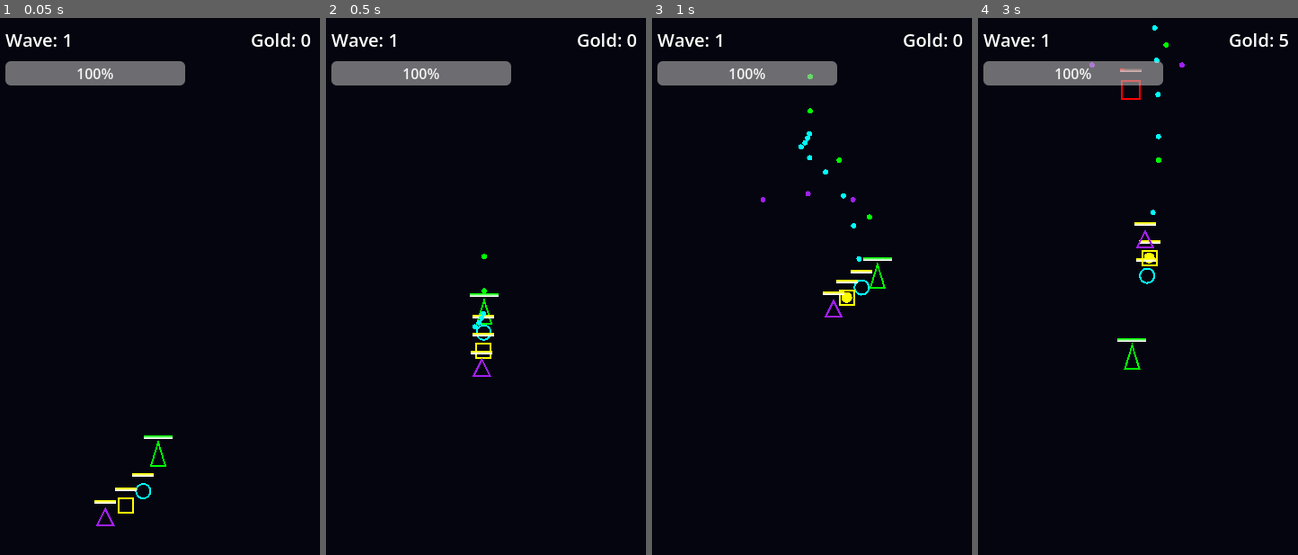
Above: before the commit, frames 1-4 (left to right).
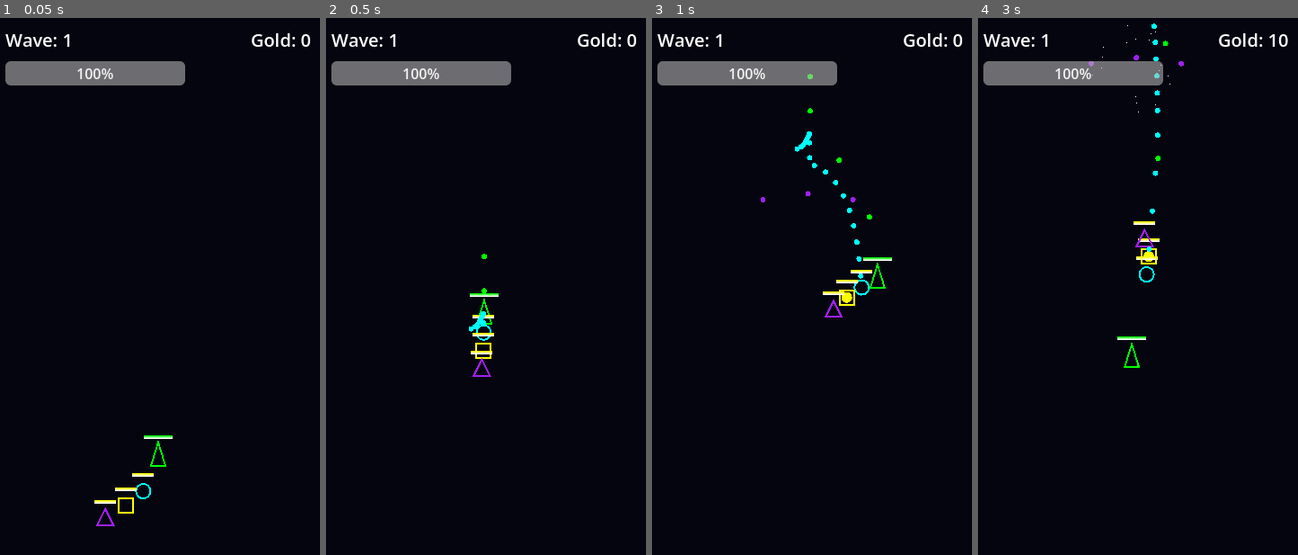
Above: after the commit, the same moments.

Repository: PPG11/NeonFormation
Game: Godot game, scene res://scenes/Main.tscn
Two runs of this game, one before a commit and one after it. Both use one fixed random seed, a clock stepped at 60 frames per second and the inputs below.
Inputs (mouse positions are in pixels of both pictures, inside the frame that each line leads up to):
- Up to frame 1 (0.05 s): no input
- Up to frame 2 (0.5 s): no input
- Up to frame 3 (1 s): move the mouse to (882, 275) at 0.52 s
- Up to frame 4 (3 s): move the mouse to (1070, 334) at 1.27 s; move the mouse to (1170, 179) at 2.02 s; move the mouse to (1118, 420) at 2.77 s

Frame 1 is identical in both runs. In frame 2, less than 0.1% of the frame differs, in the area x 44-50%, y 55-59%; in frame 3, 0.1%; in frame 4, 1.0%, in the area x 34-97%, y 1-66%.

Commit message:
Major Alpha Upgrade: Balance, Economy, Merging, and Boss AI
- Difficulty & Balance: Implemented exponential scaling for enemy HP and Damage in Main.gd and GameBalance.gd. Buffed Striker class with faster fire rate and critical hit chance.
- Economy: Fixed Shop to allow multiple purchases and properly deduct gold. Added "Next Wave" button to ShopUI.
- Merging: Enhanced unit merge logic in Player.gd to insert upgraded units in-place, preserving snake chain structure.
- Boss: Integrated Boss damage scaling and verified AI states.
- Visuals: Implemented dynamic HP bar visibility for enemies.

Co-authored-by: PPG11 <38418801+PPG11@users.noreply.github.com>

Diff:
--- a/scripts/GameBalance.gd
+++ b/scripts/GameBalance.gd
@@ -10,7 +10,8 @@
 @export_group("SnakeBody")
 @export var unit_price: int = 100
 @export var striker_damage: int = 8
-@export var striker_interval: float = 0.1
+@export var striker_interval: float = 0.05
+@export var striker_crit_chance: float = 0.15
 @export var heavy_damage: int = 25
 @export var heavy_interval: float = 1.0
 @export var heavy_scale: float = 2.0
@@ -38,6 +39,9 @@
 @export var enemy_base_speed: float = 100.0
 @export var enemy_speed_per_wave: float = 5.0
 @export var enemy_speed_exponent: float = 1.02
+@export var enemy_base_damage: int = 10
+@export var enemy_damage_per_wave: int = 2
+@export var enemy_damage_exponent: float = 1.1
 @export var enemy_bullet_damage: int = 15
 @export var shooter_fire_interval: float = 1.2
 
--- a/scripts/Main.gd
+++ b/scripts/Main.gd
@@ -46,6 +46,8 @@
             add_child(_shop_ui)
             if _shop_ui.has_signal("upgrade_selected"):
                 _shop_ui.connect("upgrade_selected", _on_upgrade_selected)
+            if _shop_ui.has_signal("shop_closed"):
+                _shop_ui.connect("shop_closed", next_wave)
 
     _boss_hp_bar = ProgressBar.new()
     _boss_hp_bar.visible = false
@@ -101,6 +103,12 @@
     var speed_val = (balance.enemy_base_speed + (current_wave * balance.enemy_speed_per_wave)) * pow(balance.enemy_speed_exponent, max(0, current_wave - 1))
     enemy.set("speed", speed_val)
 
+    var damage_val = (balance.enemy_base_damage + (current_wave * balance.enemy_damage_per_wave)) * pow(balance.enemy_damage_exponent, max(0, current_wave - 1))
+    enemy.set("damage", int(damage_val))
+
+    var bullet_damage_val = (balance.enemy_bullet_damage + (current_wave * balance.enemy_damage_per_wave)) * pow(balance.enemy_damage_exponent, max(0, current_wave - 1))
+    enemy.set("bullet_damage", int(bullet_damage_val))
+
     enemy.set("enemy_type", _pick_enemy_type())
     var viewport_rect := get_viewport().get_visible_rect()
     var x := randf_range(viewport_rect.position.x + spawn_padding,
@@ -130,6 +138,10 @@
     var hp = balance.boss_base_hp + ((current_wave / 5) * balance.boss_hp_per_wave)
     boss.max_hp = hp
     boss.current_hp = hp
+
+    var boss_damage = (20 + (current_wave * 2)) * pow(balance.enemy_damage_exponent, max(0, current_wave - 1))
+    boss.damage = int(boss_damage)
+
     boss.global_position = Vector2(180, -50)
     get_tree().current_scene.add_child(boss)
     boss.boss_died.connect(_on_boss_killed)
@@ -166,7 +178,8 @@
         _update_ui()
         if _player != null and _player.has_method("add_body"):
             _player.call("add_body", unit_type)
-    next_wave()
+        if _shop_ui != null and _shop_ui.has_method("update_gold"):
+            _shop_ui.call("update_gold", gold)
 
 func apply_shake(strength: float) -> void:
     shake_strength = max(shake_strength, strength)
--- a/scripts/entities/Boss.gd
+++ b/scripts/entities/Boss.gd
@@ -5,6 +5,7 @@
 enum State { ENTERING, HOVER_STRAFE, ATTACK_SPREAD, ATTACK_RAPID, DASH }
 
 @export var max_hp: int = 2000
+@export var damage: int = 20
 var current_hp: int
 
 @onready var balance: GameBalance = get_node("/root/GameBalance") as GameBalance
@@ -133,7 +134,7 @@
     bullet.rotation_degrees = angle_deg
     bullet.set("is_enemy_bullet", true)
     bullet.set("color", Color.RED)
-    bullet.set("damage", 20)
+    bullet.set("damage", damage)
     get_tree().current_scene.add_child(bullet)
 
 func take_damage(amount: int) -> void:
--- a/scripts/entities/Enemy.gd
+++ b/scripts/entities/Enemy.gd
@@ -6,6 +6,8 @@
 
 @export var speed: float = 100.0
 @export var max_hp: int = 60
+@export var damage: int = 10
+@export var bullet_damage: int = 15
 @export var enemy_type: EnemyType = EnemyType.BASIC : set = _set_enemy_type
 
 var current_hp: int
@@ -74,6 +76,7 @@
     _hp_bar.position = Vector2(-12, -24)
     _hp_bar.max_value = max_hp
     _hp_bar.value = current_hp
+    _hp_bar.visible = false
     add_child(_hp_bar)
 
 func _process(delta: float) -> void:
@@ -126,7 +129,7 @@
 func _on_area_entered(area: Area2D) -> void:
     if area != null and area.get_script() == SnakeBodyScript:
         if area.has_method("take_damage"):
-            area.take_damage(10)
+            area.take_damage(damage)
         else:
             area.queue_free()
         _emit_enemy_died(0, global_position)
@@ -135,6 +138,7 @@
 func take_damage(amount: int) -> void:
     current_hp -= amount
     if _hp_bar:
+        _hp_bar.visible = true
         _hp_bar.value = current_hp
     modulate = Color.RED
     var tween := create_tween()
@@ -167,7 +171,7 @@
         dir = Vector2.DOWN
     bullet.set("is_enemy_bullet", true)
     bullet.set("color", Color.ORANGE)
-    bullet.set("damage", balance.enemy_bullet_damage)
+    bullet.set("damage", bullet_damage)
     bullet.global_position = global_position
     bullet.rotation = dir.angle() + PI / 2.0
     get_tree().current_scene.add_child(bullet)
--- a/scripts/entities/Player.gd
+++ b/scripts/entities/Player.gd
@@ -122,7 +122,7 @@
 func add_body(unit_type: int) -> void:
     _add_body_internal(unit_type, 1)
 
-func _add_body_internal(unit_type: int, level: int) -> void:
+func _add_body_internal(unit_type: int, level: int, insert_index: int = -1) -> void:
     var matching_indices = []
     for i in range(body_parts.size()):
         var part = body_parts[i]
@@ -133,6 +133,7 @@
 
     if matching_indices.size() == 2:
         matching_indices.sort()
+        var first_idx = matching_indices[0]
         matching_indices.reverse()
         for idx in matching_indices:
             var part = body_parts[idx]
@@ -140,7 +141,7 @@
             part.queue_free()
 
         _refresh_body_targets()
-        _add_body_internal(unit_type, level + 1)
+        _add_body_internal(unit_type, level + 1, first_idx)
         return
 
     if body_scene == null:
@@ -148,17 +149,27 @@
     var body := body_scene.instantiate() as Node2D
     if body == null:
         return
-    var target: Node2D = self if body_parts.is_empty() else body_parts.back()
+
+    if insert_index != -1 and insert_index <= body_parts.size():
+        body_parts.insert(insert_index, body)
+    else:
+        body_parts.append(body)
+
     body.set("unit_type", unit_type)
     body.set("level", level)
-    body.set("target", target)
+
     get_tree().current_scene.add_child(body)
     body.tree_exited.connect(_on_body_exited.bind(body))
-    var offset := body.get("follow_offset") as Vector2
-    if offset == null:
-        offset = Vector2.ZERO
-    body.global_position = target.global_transform * offset
-    body_parts.append(body)
+
+    _refresh_body_targets()
+
+    var target = body.get("target")
+    if target != null:
+        var offset := body.get("follow_offset") as Vector2
+        if offset == null:
+            offset = Vector2.ZERO
+        body.global_position = target.global_transform * offset
+
     recalculate_synergies()
 
 func _on_body_exited(body: Node) -> void:
--- a/scripts/entities/SnakeBody.gd
+++ b/scripts/entities/SnakeBody.gd
@@ -100,7 +100,11 @@
         return
     match unit_type:
         ClassType.STRIKER:
-            _spawn_bullet(Color.CYAN, balance.striker_damage, 1.0, 0.0)
+            var dmg = balance.striker_damage
+            var is_crit = randf() < balance.striker_crit_chance
+            if is_crit:
+                dmg *= 2
+            _spawn_bullet(Color.CYAN, dmg, 1.0, 0.0)
         ClassType.HEAVY:
             _spawn_bullet(Color.YELLOW, balance.heavy_damage, balance.heavy_scale, 0.0)
         ClassType.SPREAD:
--- a/scripts/ui/ShopUI.gd
+++ b/scripts/ui/ShopUI.gd
@@ -1,6 +1,7 @@
 extends CanvasLayer
 
 signal upgrade_selected(upgrade_type: int)
+signal shop_closed
 
 const SnakeBodyScript: Script = preload("res://scripts/entities/SnakeBody.gd")
 @onready var balance: GameBalance = get_node("/root/GameBalance") as GameBalance
@@ -18,6 +19,22 @@
     visible = false
     for i in _buttons.size():
         _buttons[i].pressed.connect(_on_button_pressed.bind(i))
+
+    var next_btn = Button.new()
+    next_btn.text = "Start Next Wave"
+    next_btn.position = Vector2(80, 500)
+    next_btn.size = Vector2(200, 50)
+    next_btn.pressed.connect(_on_next_wave_pressed)
+    $Control.add_child(next_btn)
+
+func _on_next_wave_pressed() -> void:
+    visible = false
+    get_tree().paused = false
+    emit_signal("shop_closed")
+
+func update_gold(new_gold: int) -> void:
+    _current_gold = new_gold
+    _update_button_text()
 
 func show_shop(current_gold: int) -> void:
     _current_gold = current_gold
@@ -50,8 +67,6 @@
     if _current_gold < balance.unit_price:
         return
     emit_signal("upgrade_selected", _options[index])
-    visible = false
-    get_tree().paused = false
 
 func _type_to_label(t: int) -> String:
     match t:
